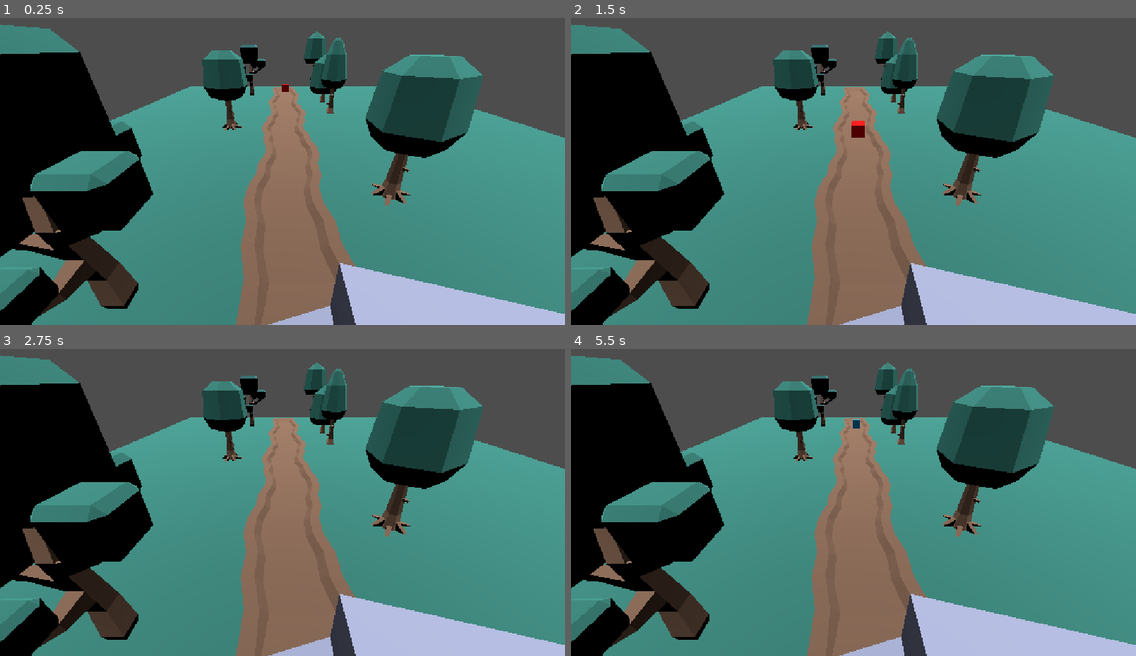
Above: before the commit, frames 1-4 (two rows, left to right).
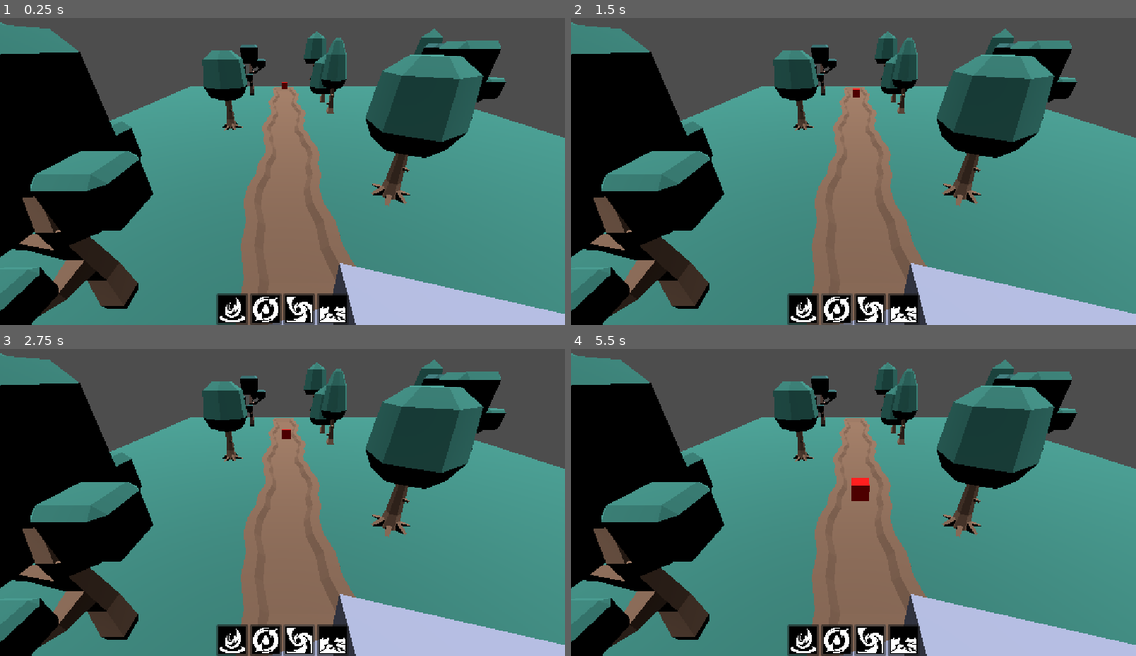
Above: after the commit, the same moments.

Repository: Guilherme-Coto/tower-defense-bci
Game: Godot game, scene res://scenes/cena_1.tscn
Same seed, same stepped clock (60 frames per second), same inputs: the game is played once before the commit and once after it.
Inputs (mouse positions are in pixels of both pictures, inside the frame that each line leads up to):
- Up to frame 1 (0.25 s): no input
- Up to frame 2 (1.5 s): click (802, 309) at 0.52 s; click (836, 309) at 1.27 s
- Up to frame 3 (2.75 s): click (299, 640) at 2.02 s
- Up to frame 4 (5.5 s): click (904, 640) at 2.77 s; click (802, 640) at 3.52 s; click (836, 640) at 4.27 s; click (870, 640) at 5.02 s

The runs differ from the first frame. In frame 1, 3.6% of the frame differs, in the area x 0-90%, y 1-100%; in frame 2, 3.8%; in frame 3, 3.6%; in frame 4, 3.9%.

Commit message:
UI + Seleção de elemento

Diff:
--- a/scenes/cena_1.tscn
+++ b/scenes/cena_1.tscn
@@ -12,6 +12,11 @@
 [ext_resource type="PackedScene" uid="uid://dp1qe0455xaft" path="res://assets/models/island/trees/tree_oak.glb" id="8_l256h"]
 [ext_resource type="PackedScene" uid="uid://b32s01ofafoq" path="res://assets/models/island/trees/tree_detailed.glb" id="9_hhokd"]
 [ext_resource type="PackedScene" uid="uid://desuofmffs4k" path="res://assets/models/island/trees/tree_cone.glb" id="9_kfyrf"]
+[ext_resource type="Texture2D" uid="uid://cg4vysnltdvc" path="res://assets/icons/fire-zone.png" id="13_kfyrf"]
+[ext_resource type="Script" uid="uid://bh6107hretlxl" path="res://scripts/UIManager.gd" id="13_kkaqo"]
+[ext_resource type="Texture2D" uid="uid://bgwpswhncfxyv" path="res://assets/icons/water-recycling.png" id="14_mcbik"]
+[ext_resource type="Texture2D" uid="uid://bfmp46cq0ajhi" path="res://assets/icons/wind-hole.png" id="15_kkaqo"]
+[ext_resource type="Texture2D" uid="uid://x7rxn2puf34a" path="res://assets/icons/earth-spit.png" id="16_ie5fn"]
 
 [sub_resource type="ProceduralSkyMaterial" id="ProceduralSkyMaterial_t2hj8"]
 
@@ -57,7 +62,7 @@
 
 [node name="Ilha" type="Node3D" parent="." unique_id=2076354987]
 
-[node name="Tower" parent="Ilha" unique_id=1170968770 instance=ExtResource("4_c13s3")]
+[node name="Tower" parent="Ilha" unique_id=1170968770 groups=["tower"] instance=ExtResource("4_c13s3")]
 transform = Transform3D(1, 0, 0, 0, 1, 0, 0, 0, 1, 0.99999994, 0, -9)
 script = ExtResource("2_l256h")
 
@@ -135,23 +140,38 @@
 [node name="tree_cone2" parent="Ilha/Trees" unique_id=80416879 instance=ExtResource("9_kfyrf")]
 transform = Transform3D(1, 0, 0, 0, 1, 0, 0, 0, 1, 0, 0, -4)
 
+[node name="tree_cone2" parent="Ilha/Trees/tree_cone2" unique_id=1656026332 instance=ExtResource("9_kfyrf")]
+transform = Transform3D(1, 0, 0, 0, 1, 0, 0, 0, 1, 3, 0, -3)
+
 [node name="tree_oak2" parent="Ilha/Trees" unique_id=779533057 instance=ExtResource("8_l256h")]
 transform = Transform3D(1, 0, 0, 0, 1, 0, 0, 0, 1, 2, 0, -5)
 
 [node name="tree_oak2" parent="Ilha/Trees/tree_oak2" unique_id=654946924 instance=ExtResource("8_l256h")]
 transform = Transform3D(1, 0, 0, 0, 1, 0, 0, 0, 1, -2, 0, -2)
 
+[node name="tree_oak2" parent="Ilha/Trees/tree_oak2/tree_oak2" unique_id=182825724 instance=ExtResource("8_l256h")]
+transform = Transform3D(1, 0, 0, 0, 1, 0, 0, 0, 1, -2, 0, -1)
+
 [node name="tree_detailed_dark2" parent="Ilha/Trees" unique_id=2004397438 instance=ExtResource("6_hhokd")]
 transform = Transform3D(1, 0, 0, 0, 1, 0, 0, 0, 1, 2, 0, -2)
 
+[node name="tree_detailed_dark2" parent="Ilha/Trees/tree_detailed_dark2" unique_id=521293296 instance=ExtResource("6_hhokd")]
+transform = Transform3D(1, 0, 0, 0, 1, 0, 0, 0, 1, -4, 0, -2)
+
 [node name="tree_default2" parent="Ilha/Trees" unique_id=461880743 instance=ExtResource("5_inr4k")]
 transform = Transform3D(1, 0, 0, 0, 1, 0, 0, 0, 1, 0, 0, -1)
+
+[node name="tree_default2" parent="Ilha/Trees/tree_default2" unique_id=680319701 instance=ExtResource("5_inr4k")]
+transform = Transform3D(1, 0, 0, 0, 1, 0, 0, 0, 1, -3, 0, -1)
 
 [node name="tree_fat2" parent="Ilha/Trees" unique_id=1997806616 instance=ExtResource("7_t2hj8")]
 transform = Transform3D(1, 0, 0, 0, 1, 0, 0, 0, 1, 0, 0, -3)
 
 [node name="tree_detailed2" parent="Ilha/Trees" unique_id=131327728 instance=ExtResource("9_hhokd")]
 transform = Transform3D(1, 0, 0, 0, 1, 0, 0, 0, 1, 2, 0, -8)
+
+[node name="tree_detailed2" parent="Ilha/Trees/tree_detailed2" unique_id=338582778 instance=ExtResource("9_hhokd")]
+transform = Transform3D(1, 0, 0, 0, 1, 0, 0, 0, 1, -3, 0, 2)
 
 [node name="Left Side" parent="Ilha" unique_id=214513066 instance=ExtResource("1_8p7vy")]
 transform = Transform3D(1, 0, 0, 0, 1, 0, 0, 0, 1, 0, 0, -1)
@@ -318,3 +338,65 @@
 [node name="EnemyPath" type="Path3D" parent="Ilha" unique_id=1560135437]
 transform = Transform3D(1, 0, 0, 0, 1, 0, 0, 0, 1, 1, 0, -1)
 curve = SubResource("Curve3D_t2hj8")
+
+[node name="CanvasLayer" type="CanvasLayer" parent="." unique_id=1803210829]
+script = ExtResource("13_kkaqo")
+
+[node name="MarginContainer" type="MarginContainer" parent="CanvasLayer" unique_id=96816421]
+anchors_preset = 15
+anchor_right = 1.0
+anchor_bottom = 1.0
+grow_horizontal = 2
+grow_vertical = 2
+mouse_filter = 2
+
+[node name="VBoxContainer" type="VBoxContainer" parent="CanvasLayer/MarginContainer" unique_id=2027341584]
+layout_mode = 2
+mouse_filter = 2
+
+[node name="HBoxContainer" type="HBoxContainer" parent="CanvasLayer/MarginContainer/VBoxContainer" unique_id=848368200]
+layout_mode = 2
+size_flags_horizontal = 4
+size_flags_vertical = 10
+mouse_filter = 2
+
+[node name="btn_fire" type="Button" parent="CanvasLayer/MarginContainer/VBoxContainer/HBoxContainer" unique_id=1294608681]
+custom_minimum_size = Vector2(64, 64)
+layout_mode = 2
+size_flags_horizontal = 4
+size_flags_vertical = 4
+icon = ExtResource("13_kfyrf")
+icon_alignment = 1
+expand_icon = true
+
+[node name="btn_water" type="Button" parent="CanvasLayer/MarginContainer/VBoxContainer/HBoxContainer" unique_id=1602837804]
+custom_minimum_size = Vector2(64, 64)
+layout_mode = 2
+size_flags_horizontal = 4
+size_flags_vertical = 4
+icon = ExtResource("14_mcbik")
+icon_alignment = 1
+expand_icon = true
+
+[node name="btn_wind" type="Button" parent="CanvasLayer/MarginContainer/VBoxContainer/HBoxContainer" unique_id=1664283071]
+custom_minimum_size = Vector2(64, 64)
+layout_mode = 2
+size_flags_horizontal = 4
+size_flags_vertical = 4
+icon = ExtResource("15_kkaqo")
+icon_alignment = 1
+expand_icon = true
+
+[node name="btn_earth" type="Button" parent="CanvasLayer/MarginContainer/VBoxContainer/HBoxContainer" unique_id=1697505813]
+custom_minimum_size = Vector2(64, 64)
+layout_mode = 2
+size_flags_horizontal = 4
+size_flags_vertical = 4
+icon = ExtResource("16_ie5fn")
+icon_alignment = 1
+expand_icon = true
+
+[connection signal="pressed" from="CanvasLayer/MarginContainer/VBoxContainer/HBoxContainer/btn_fire" to="CanvasLayer" method="_on_btn_fire_pressed"]
+[connection signal="pressed" from="CanvasLayer/MarginContainer/VBoxContainer/HBoxContainer/btn_water" to="CanvasLayer" method="_on_btn_water_pressed"]
+[connection signal="pressed" from="CanvasLayer/MarginContainer/VBoxContainer/HBoxContainer/btn_wind" to="CanvasLayer" method="_on_btn_wind_pressed"]
+[connection signal="pressed" from="CanvasLayer/MarginContainer/VBoxContainer/HBoxContainer/btn_earth" to="CanvasLayer" method="_on_btn_earth_pressed"]
--- a/scenes/enemies/enemy.tscn
+++ b/scenes/enemies/enemy.tscn
@@ -13,3 +13,6 @@
 [node name="CollisionShape3D" type="CollisionShape3D" parent="Area3D" unique_id=751730294 groups=["enemies"]]
 transform = Transform3D(0.2, 0, 0, 0, 0.2, 0, 0, 0, 0.2, 0, 0, 0)
 shape = SubResource("BoxShape3D_ui86w")
+
+[node name="ShootPoint" type="Marker3D" parent="." unique_id=1164889274]
+transform = Transform3D(1, 0, 0, 0, 1, 0, 0, 0, 1, 0, 0, 0.12923624)
--- /dev/null
+++ b/scripts/UIManager.gd
@@ -0,0 +1,27 @@
+extends CanvasLayer
+
+@onready var tower = get_tree().get_first_node_in_group("tower")
+
+func on_button_power_clicket(element : Weak_System.ELEMENT):
+	if element == Weak_System.ELEMENT.Fire:
+		print("Selecionou Fogo")
+	elif element == Weak_System.ELEMENT.Water:
+		print("Selecionou Àgua")
+	elif element == Weak_System.ELEMENT.Wind:
+		print("Selecionou Vento")
+	elif element == Weak_System.ELEMENT.Earth:
+		print("Selecionou Terra")
+
+	tower.change_element(element)
+
+func _on_btn_fire_pressed() -> void:
+	on_button_power_clicket(Weak_System.ELEMENT.Fire)
+
+func _on_btn_water_pressed() -> void:
+	on_button_power_clicket(Weak_System.ELEMENT.Water)
+
+func _on_btn_wind_pressed() -> void:
+	on_button_power_clicket(Weak_System.ELEMENT.Wind)
+
+func _on_btn_earth_pressed() -> void:
+	on_button_power_clicket(Weak_System.ELEMENT.Earth)
--- a/scripts/bullet.gd
+++ b/scripts/bullet.gd
@@ -1,12 +1,17 @@
 extends Area3D
 
 @export var speed: float = 15.0
+@export var element : Weak_System.ELEMENT
+
 var target: Node3D = null
 
 func _ready() -> void:
 	area_entered.connect(_on_area_entered)
 
-func configurar_tiro(enemy: Node3D):
+func change_element(new_element: Weak_System.ELEMENT):
+	element = new_element
+
+func set_target(enemy: Node3D):
 	target = enemy
 
 func _process(delta: float) -> void:
@@ -19,5 +24,6 @@
 
 func _on_area_entered(body: Node3D) -> void:
 	if body == target:
-		print("Bateu no inimigo!")
+		#tem de aceder ao pai
+		body.get_parent_node_3d().receive_damage(40, element)
 		queue_free()
--- a/scripts/enemys/enemy.gd
+++ b/scripts/enemys/enemy.gd
@@ -1,7 +1,14 @@
 extends PathFollow3D
 
-@export var speed = 3.0
+const bullet = preload("res://scenes/bullet.tscn") # Cria esta cena no Passo 3!
+
+@onready var shoot_point = $ShootPoint
+@onready var tower = get_tree().get_first_node_in_group("tower")
+
+@export var speed = 1.0
 @export var element : Weak_System.ELEMENT
+
+var health = 100.0
 
 # Called when the node enters the scene tree for the first time.
 func _ready() -> void:
@@ -10,8 +17,22 @@
 # Called every frame. 'delta' is the elapsed time since the previous frame.
 func _process(delta: float) -> void:
 	progress += speed * delta
-	if progress_ratio >= 1.0:
+	if health <= 0:
 		end()
+
+
+func receive_damage(damage: float, attack_element: Weak_System.ELEMENT):
+	#retira vida do inimigo
+	health -= damage * Weak_System.get_damage_mult(attack_element, element)
+	print("Vida deste inimigo: ", health)
+
+#função de disparar
+func shoot():
+	var new_shoot = bullet.instantiate()
+	get_tree().root.add_child(new_shoot)
+
+	new_shoot.global_position = shoot_point.global_position
+	new_shoot.set_target(tower)
 
 func end():
 	queue_free()
--- a/scripts/enemys/spawner.gd
+++ b/scripts/enemys/spawner.gd
@@ -7,7 +7,9 @@
 const enemy_earth = preload("res://scenes/enemies/enemy_earth.tscn")
 
 @onready var spawner: Path3D = $"../EnemyPath"
-@export var time_spawn = 0.0
+@export var time_between_enemies = 8.0
+
+var time_spawn = 0.0
 
 const enemies = [enemy_fire, enemy_water, enemy_wind, enemy_earth]
 var index = 0
@@ -19,7 +21,7 @@
 
 func _process(delta: float) -> void:
 	time_spawn += delta
-	if time_spawn >= 5:
+	if time_spawn >= time_between_enemies:
 		spawn_enemy()
 		time_spawn = 0
 
--- a/scripts/tower.gd
+++ b/scripts/tower.gd
@@ -5,8 +5,11 @@
 @onready var shoot_point = $ShootPoint
 @onready var timer_attack = $TimerAttack
 
+var health = 1000.0
+
 var enemies_in_range : Array[Node3D]
 var actual_enemy: Node3D = null #inimigo a focar
+var current_element = Weak_System.ELEMENT.Fire
 
 # Called when the node enters the scene tree for the first time.
 func _ready() -> void:
@@ -19,7 +22,6 @@
 
 func _process(delta: float) -> void:
 	update_target() #vai atualizando o alvo
-
 
 func update_target() -> void:
 	#filtra os inimigos pelos que existem
@@ -49,7 +51,14 @@
 func shoot():
 	var new_shoot = bullet.instantiate()
 	get_tree().root.add_child(new_shoot)
+	new_shoot.change_element(current_element)
+	new_shoot.global_position = shoot_point.global_position
+	new_shoot.set_target(actual_enemy)
 
-	new_shoot.global_position = shoot_point.global_position
+func receive_damage(damage: float):
+	#retira vida do inimigo
+	health -= damage
+	print("Vida deste inimigo: ", health)
 
-	new_shoot.configurar_tiro(actual_enemy)
+func change_element(new_element: Weak_System.ELEMENT):
+	current_element = new_element
--- a/scripts/weak_system.gd
+++ b/scripts/weak_system.gd
@@ -6,7 +6,7 @@
 enum ELEMENT { Fire, Water, Wind, Earth}
 
 #lista das fraquezas
-var elements = {
+static var elements = {
 	ELEMENT.Fire : {
 		ELEMENT.Fire : "null",
 		ELEMENT.Water : "weak",
@@ -34,7 +34,7 @@
 }
 
 #função que retorna o dano a dar por multiplicação
-func get_damage_mult(attack_element, defense_element):
+static func get_damage_mult(attack_element, defense_element):
 	#caso o elemento não esteja listado
 	if not elements.has(defense_element):
 		return 1
Binary file added: assets/icons/earth-spit.png
Not shown, added: assets/icons/earth-spit.png.import
Binary file added: assets/icons/fire-zone.png
Not shown, added: assets/icons/fire-zone.png.import
Binary file added: assets/icons/water-recycling.png
Not shown, added: assets/icons/water-recycling.png.import
Binary file added: assets/icons/wind-hole.png
Not shown, added: assets/icons/wind-hole.png.import
